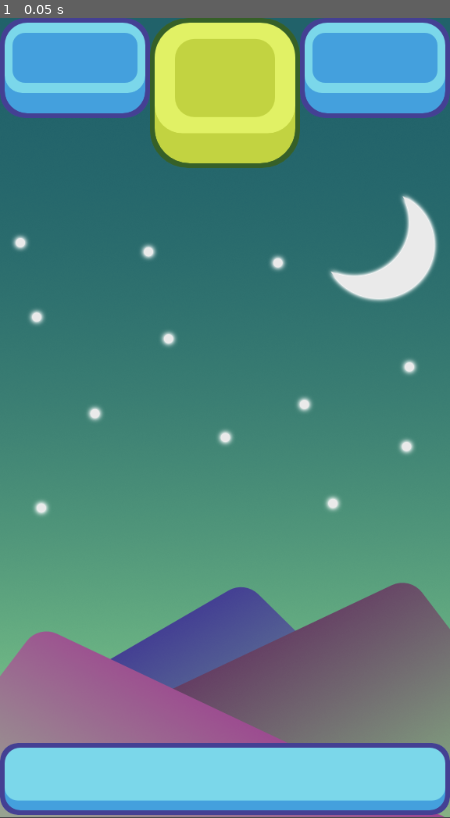
Above: before the commit, frame 1.
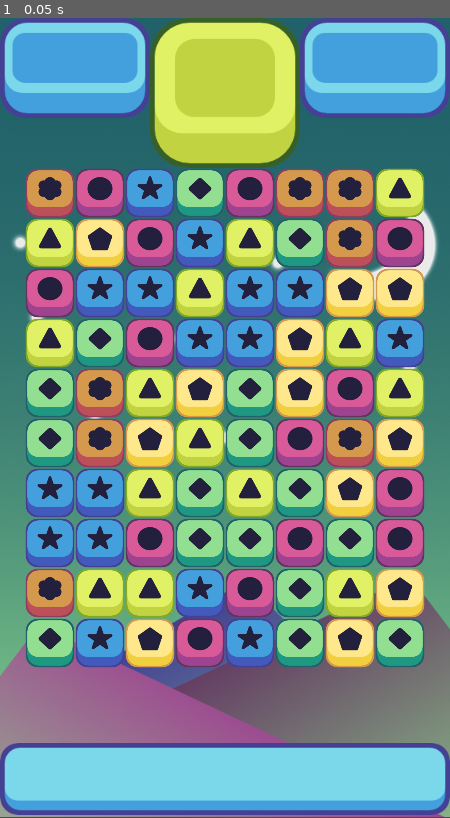
Above: after the commit, the same moment.

Repository: jamdominguez/Candy_Crush
Game: Godot game, scene res://scenes/game_window.tscn
Same seed, same stepped clock (60 frames per second), same inputs: the game is played once before the commit and once after it. Before the commit the project has no main scene; this scene is started directly in both runs.
Inputs:
- Up to frame 1 (0.05 s): no input

The runs differ from the first frame. In frame 1, 49% of the frame differs, in the area x 5-95%, y 18-82%.

Commit message:
- Pieces board built

Diff:
--- a/project.godot
+++ b/project.godot
@@ -16,6 +16,7 @@
 [application]
 
 config/name="Candy_Crash"
+run/main_scene="res://scenes/game_window.tscn"
 config/icon="res://icon.png"
 
 [display]
--- a/scenes/game_window.tscn
+++ b/scenes/game_window.tscn
@@ -1,8 +1,9 @@
-[gd_scene load_steps=4 format=2]
+[gd_scene load_steps=5 format=2]
 
 [ext_resource path="res://sprites/background 2.png" type="Texture" id=1]
 [ext_resource path="res://sprites/Top UI v 2.png" type="Texture" id=2]
 [ext_resource path="res://sprites/Bottom UI v 2.png" type="Texture" id=3]
+[ext_resource path="res://scripts/grid.gd" type="Script" id=4]
 
 [node name="game_window" type="Node2D"]
 
@@ -22,3 +23,6 @@
 margin_right = 576.0
 margin_bottom = 1020.0
 texture = ExtResource( 3 )
+
+[node name="grid" type="Node2D" parent="."]
+script = ExtResource( 4 )
--- a/scenes/piece.tscn
+++ b/scenes/piece.tscn
@@ -1,6 +1,9 @@
-[gd_scene format=2]
+[gd_scene load_steps=2 format=2]
+
+[ext_resource path="res://scripts/piece.gd" type="Script" id=1]
 
 [node name="piece" type="Node2D"]
+script = ExtResource( 1 )
 
 [node name="Sprite" type="Sprite" parent="."]
 scale = Vector2( 0.5, 0.5 )
--- a/scenes/piece/piece_blue.tscn
+++ b/scenes/piece/piece_blue.tscn
@@ -4,7 +4,7 @@
 [ext_resource path="res://sprites/pieces/Blue Piece.png" type="Texture" id=2]
 
 [node name="blue_piece" index="0" instance=ExtResource( 1 )]
+color = "blue"
 
 [node name="Sprite" parent="." index="0"]
-
 texture = ExtResource( 2 )
--- a/scenes/piece/piece_green.tscn
+++ b/scenes/piece/piece_green.tscn
@@ -4,7 +4,7 @@
 [ext_resource path="res://sprites/pieces/Green Piece.png" type="Texture" id=2]
 
 [node name="green_piece" index="0" instance=ExtResource( 1 )]
+color = "green"
 
 [node name="Sprite" parent="." index="0"]
-
 texture = ExtResource( 2 )
--- /dev/null
+++ b/scenes/piece/piece_light_green.tscn
@@ -0,0 +1,10 @@
+[gd_scene load_steps=3 format=2]
+
+[ext_resource path="res://scenes/piece.tscn" type="PackedScene" id=1]
+[ext_resource path="res://sprites/pieces/Light Green Piece.png" type="Texture" id=2]
+
+[node name="light_green_piece" index="0" instance=ExtResource( 1 )]
+color = "light_green"
+
+[node name="Sprite" parent="." index="0"]
+texture = ExtResource( 2 )
--- a/scenes/piece/piece_orange.tscn
+++ b/scenes/piece/piece_orange.tscn
@@ -4,7 +4,7 @@
 [ext_resource path="res://sprites/pieces/Orange Piece.png" type="Texture" id=2]
 
 [node name="orange_piece" index="0" instance=ExtResource( 1 )]
+color = "orange"
 
 [node name="Sprite" parent="." index="0"]
-
 texture = ExtResource( 2 )
--- /dev/null
+++ b/scenes/piece/piece_pink.tscn
@@ -0,0 +1,10 @@
+[gd_scene load_steps=3 format=2]
+
+[ext_resource path="res://scenes/piece.tscn" type="PackedScene" id=1]
+[ext_resource path="res://sprites/pieces/Pink Piece.png" type="Texture" id=2]
+
+[node name="pink_piece" index="0" instance=ExtResource( 1 )]
+color = "pink"
+
+[node name="Sprite" parent="." index="0"]
+texture = ExtResource( 2 )
--- /dev/null
+++ b/scripts/grid.gd
@@ -0,0 +1,73 @@
+extends Node2D
+
+#Grid variables
+export (int) var width = 8
+export (int) var height = 10
+export (int) var x_start = 64
+export (int) var y_start = 224
+export (int) var offset =  64
+
+var possible_pieces = [
+	preload("res://scenes/piece/piece_blue.tscn"),
+	preload("res://scenes/piece/piece_green.tscn"),
+	preload("res://scenes/piece/piece_light_green.tscn"),
+	preload("res://scenes/piece/piece_orange.tscn"),
+	preload("res://scenes/piece/piece_yellow.tscn"),
+	preload("res://scenes/piece/piece_pink.tscn")
+]
+var all_pieces
+
+# Called when the node enters the scene tree for the first time.
+func _ready():
+	all_pieces = make_2d_array()
+	spawn_piece()
+
+#Return a matrix
+func make_2d_array():
+	var array = []
+	for i in width:
+		array.append([])
+		for j in height:
+			array[i].append(null)
+	return array
+
+#Set all pieces into the grid
+func spawn_piece():
+	randomize()
+	for i in width:
+		for j in height:
+			#choose a random nuber and store it
+			var rand = randi() % possible_pieces.size()
+			#var rand = floor(rand_range(0, possible_pieces.size()))
+			#Instance that piece from the array
+			var piece = possible_pieces[rand].instance()
+			var loops = 0
+			while (match_at(i,j,piece.color) && loops < 100):
+				rand = randi() % possible_pieces.size()
+				loops += 1
+				piece = possible_pieces[rand].instance()
+			add_child(piece)
+			piece.position = grid_to_pixel(i,j)
+			all_pieces[i][j] = piece
+			print(piece.position)
+
+func match_at(column,row, color):
+	if column > 1:
+		if all_pieces[column - 1][row] != null && all_pieces[column - 2][row] != null:
+			if all_pieces[column - 1][row].color == color && all_pieces[column - 2][row].color == color:
+				return true
+	if row > 1:
+		if all_pieces[column][row-1] != null && all_pieces[column][row-2] != null:
+			if all_pieces[column ][row-1].color == color && all_pieces[column][row-2].color == color:
+				return true
+	return false
+
+#Return the position in pixel according column and row
+func grid_to_pixel(column, row):
+	var new_x = x_start + offset * column
+	var new_y = y_start + offset * row
+	return Vector2(new_x,new_y)
+
+# Called every frame. 'delta' is the elapsed time since the previous frame.
+#func _process(delta):
+#	pass
--- /dev/null
+++ b/scripts/piece.gd
@@ -0,0 +1,11 @@
+extends Node2D
+
+export (String) var color;
+
+# Called when the node enters the scene tree for the first time.
+func _ready():
+	pass # Replace with function body.
+
+# Called every frame. 'delta' is the elapsed time since the previous frame.
+#func _process(delta):
+#	pass
Not shown, changed: godot_icon.png.import
